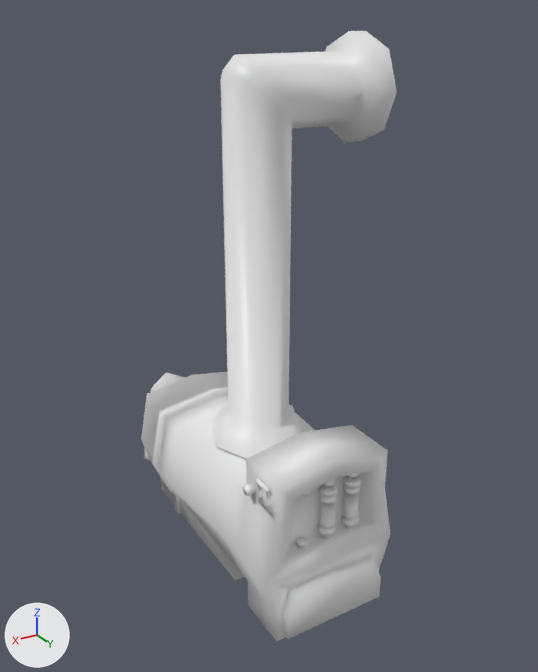
The FBX model EgoFractum/Assets/Models/generator_wip.fbx: old version first, new version second.
Rendered twice from a camera (50 mm lens) standing at (3.15, 6.01, 5.01) and looking at (-0.34, 0.19, 2.1). The lights are fixed; the arrows at lower left show +X, +Y and +Z. The older version comes first. Where no turn or scale is listed for an object, it has been applied to the vertices. Vertices at exactly the same position are counted once.

Before the edit, the objects in view are built like this:
```python
me_cube_014 = bpy.data.meshes.new('Cube.014')
me_cube_014.from_pydata(...)  # 157 vertices, 156 faces; spans x -0.75..0.75, y -0.91..1.91, z 0.0..1.68
me_cylinder_011 = bpy.data.meshes.new('Cylinder.011')
me_cylinder_011.from_pydata(...)  # 63 vertices, 54 faces; spans x -0.98..0.58, y -0.47..0.47, z -1.42..2.21
me_cylinder_011.materials.append(mat_material_002)  # white #e7e7e7
me_cylinder_037 = bpy.data.meshes.new('Cylinder.037')
me_cylinder_037.from_pydata(...)  # 138 vertices, 136 faces; spans x -0.081..0.081, y -0.081..0.081, z -0.226..0.226
ob_fuse_002 = bpy.data.objects.new('Fuse.002', me_cylinder_037)
ob_fuse_002.location = (-0.25, 1.74, 1.13)
ob_fuse_002.rotation_euler = (0.0, 0.0, 1.571)  # degrees (0, 0, 90)
ob_generator = bpy.data.objects.new('Generator', me_cube_014)
ob_generator.location = (0.0, 0.0, 0.0)
ob_pipe_rtop = bpy.data.objects.new('pipe_rtop', me_cylinder_011)
ob_pipe_rtop.location = (-0.12, 0.53, 2.68)
# also in view: 'Fuse.001' at (0.0, 1.74, 1.13)
```
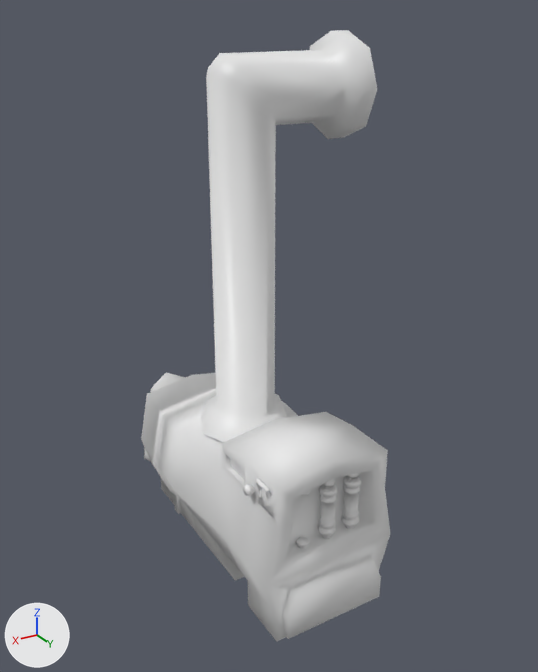
Where the newer file only moved an object's origin or applied its transform, the numbers keep the older frame.

Scene script edits in JSON lines:
```json
{"block": "me_cylinder_011", "where": "# used by ob_pipe_rtop; location = (-0.12, 0.53, 2.68)"}
{"op": "remove", "block": "me_cylinder_011", "code": "me_cylinder_011.from_pydata(...)  # 63 vertices, 54 faces; spans x -0.98..0.58, y -0.47..0.47, z -1.42..2.21"}
{"op": "add", "block": "me_cylinder_011", "code": "me_cylinder_011.from_pydata(...)  # 63 vertices, 54 faces; spans x -1.1..0.45, y -0.19..0.75, z 1.27..4.89"}
{"block": "me_cylinder_011", "change": "me_cylinder_011 part 2: the whole mesh is moved by (-0.12, 0.28, 2.68)"}
{"block": "me_cube_014", "where": "# used by ob_generator; location = (0.0, 0.0, 0.0)"}
{"op": "remove", "block": "me_cube_014", "code": "me_cube_014.from_pydata(...)  # 157 vertices, 156 faces; spans x -0.75..0.75, y -0.91..1.91, z 0.0..1.68"}
{"op": "add", "block": "me_cube_014", "code": "me_cube_014.from_pydata(...)  # 171 vertices, 169 faces; spans x -0.75..0.75, y -0.91..1.91, z 0.0..1.68"}
{"block": "me_cube_014", "change": "me_cube_014 part 1"}
{"block": "me_cube_014", "change": "2 vertices are removed from x 0.0..0.55, y 1.06..1.31, z 1.2..1.3"}
{"block": "me_cube_014", "change": "7 faces are deleted"}
{"block": "me_cube_014", "change": "2 vertices move from x -0.56..0.0, y 1.06, z 1.2..1.3 to x -0.56..0.0, y 0.81, z 1.2..1.3"}
{"block": "me_cube_014", "change": "16 vertices are added at x -0.56..0.56, y 0.81..1.27, z 1.2..1.6"}
{"block": "me_cube_014", "change": "20 new faces join them"}
{"op": "add", "block": "me_cube_021", "code": ["me_cube_021 = bpy.data.meshes.new('Cube.021')", "me_cube_021.from_pydata([(0.545, 1.25, 1.288), (0.545, 1.25, 1.432), (0.548, 0.939, 1.432), (0.545, 0.932, 1.288)], [], [(3, 0, 1, 2)])"]}
{"op": "set", "path": "ob_pipe_rtop.location", "old": "(-0.12, 0.53, 2.68)", "new": "(0.0, 0.0, 0.0)"}
{"op": "add", "block": "ob_voltagescreen", "code": ["ob_voltagescreen = bpy.data.objects.new('VoltageScreen', me_cube_021)", "ob_voltagescreen.location = (-0.04, 0.0, 0.0)"]}
```

Where the change shows, as pixel boxes (x1, y1, x2, y2) in the pictures (538 x 672 px):
```json
{"object": "pipe_rtop", "change": "moved", "before": [213, 31, 397, 458], "after": [201, 30, 377, 442]}
{"object": "Generator", "change": "reshaped", "before": [141, 372, 390, 641], "after": [141, 373, 390, 641]}
{"object": "VoltageScreen", "change": "added", "after": [230, 458, 244, 479], "on screen": "mostly hidden"}
{"part": 1, "of": "me_cube_014", "change": "built on", "before": [172, 413, 314, 551], "after": [172, 403, 351, 551]}
```
